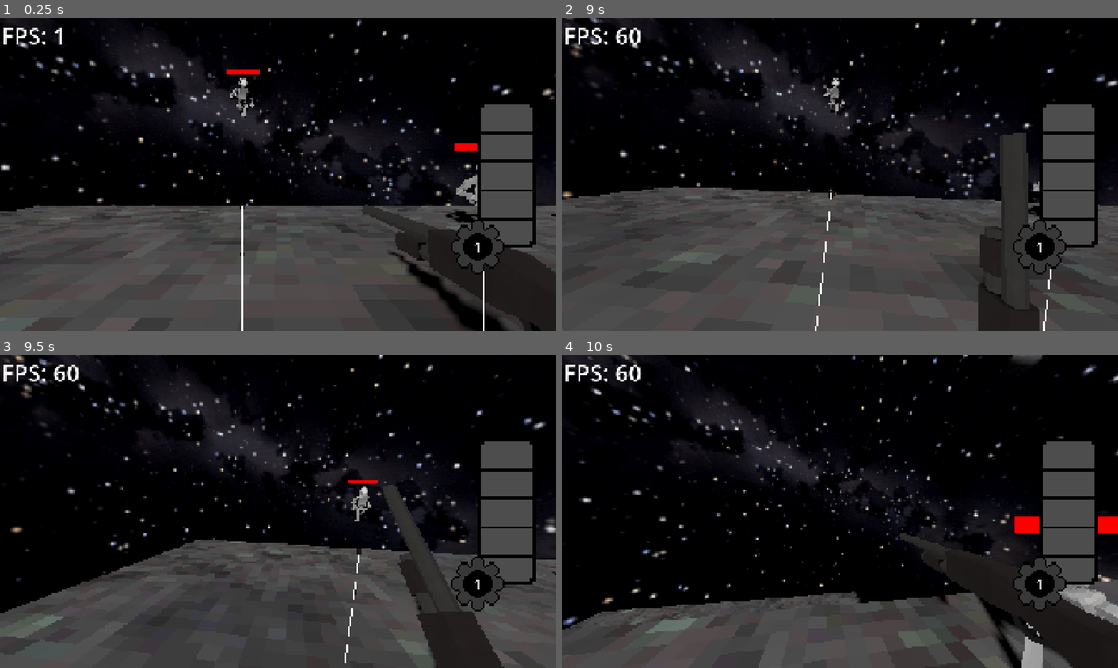
Above: before the commit, frames 1-4 (two rows, left to right).
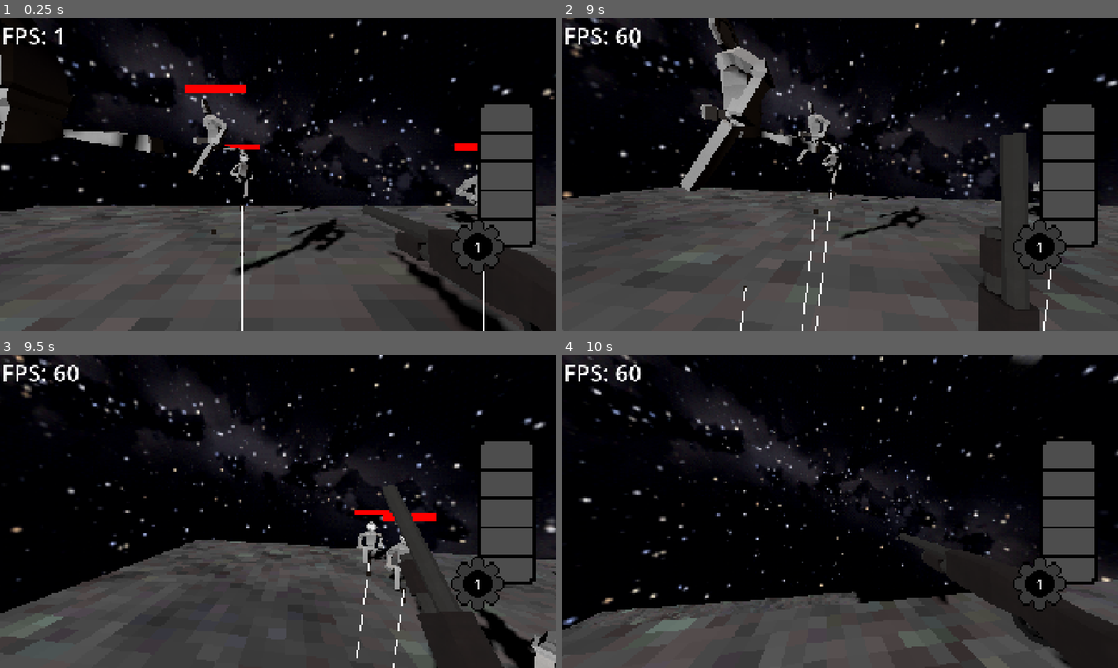
Above: after the commit, the same moments.

Repository: TheM0RSE/GameOff2026
Game: Godot game, scene res://Scenes/Main.tscn
The game is run twice, just before and just after one commit, with the same random seed, the same clock (stepped at 60 frames per second) and the same inputs.
Inputs (mouse positions are in pixels of both pictures, inside the frame that each line leads up to):
- Up to frame 1 (0.25 s): no input
- Up to frame 2 (9 s): move the mouse to (867, 174) at 0.52 s; hold W (up) 0.53-5.78 s; tap Shift (Dash) every 2.25 s from 0.6 to 7.35 s; tap Space (jump) at 0.77, 1.52, 3.02, 3.77, 4.52, 6.02, 6.77, 7.52 s; move the mouse to (812, 174) at 1.27 s; tap Ctrl (Slide) at 1.35, 5.85 s; tap Enter at 2 s; move the mouse to (851, 168) at 2.02 s; click (851, 168) at 2.1 s; move the mouse to (834, 180) at 2.77 s; move the mouse to (878, 177) at 3.52 s; hold Ctrl (Slide) 3.53-4.28 s; move the mouse to (795, 171) at 4.27 s; click (795, 171) at 4.35 s; move the mouse to (845, 174) at 5.02 s; move the mouse to (817, 168) at 5.77 s; hold D (right) 5.78-6.53 s; move the mouse to (867, 174) at 6.52 s; hold W (up) 6.53-8.78 s; click (867, 174) at 6.6 s; move the mouse to (812, 174) at 7.27 s; move the mouse to (851, 168) at 8.02 s; hold Ctrl (Slide) 8.03-8.78 s; tap R (reset) at 8.75 s; move the mouse to (834, 180) at 8.77 s; hold A (left) from 8.78 s (still down); click (834, 180) at 8.85 s
- Up to frame 3 (9.5 s): keep holding A (left); tap Space (jump) at 9.02 s
- Up to frame 4 (10 s): move the mouse to (878, 514) at 9.52 s; release A (left) at 9.53 s; hold W (up) from 9.53 s (still down); tap Shift (Dash) at 9.6 s; tap Space (jump) at 9.77 s

The runs differ from the first frame. In frame 1, 3.0% of the frame differs, in the area x 0-62%, y 0-83%; in frame 2, 3.8%, in the area x 21-66%, y 0-100%; in frame 3, 2.7%; in frame 4, 2.0%.

Commit message:
Made it so it takes more to gear up on higher gears; Made gear 5 automatically go to 100% and disable any value addition

Diff:
--- a/Scenes/Main.tscn
+++ b/Scenes/Main.tscn
@@ -173,7 +173,43 @@
 player = NodePath("../Player")
 
 [node name="Customer4" parent="SubViewportContainer/SubViewport/World" unique_id=874462086 node_paths=PackedStringArray("player") instance=ExtResource("7_50glp")]
-transform = Transform3D(1, 0, 0, 0, 1, 0, 0, 0, 1, 12.238817, 4.58837, -4.432789)
+transform = Transform3D(1, 0, 0, 0, 1, 0, 0, 0, 1, 12.238817, 1.2951488, -4.432789)
+player = NodePath("../Player")
+
+[node name="Customer5" parent="SubViewportContainer/SubViewport/World" unique_id=1530850045 node_paths=PackedStringArray("player") instance=ExtResource("7_50glp")]
+transform = Transform3D(1, 0, 0, 0, 1, 0, 0, 0, 1, 5.0985107, 1.8310652, -4.432789)
+player = NodePath("../Player")
+
+[node name="Customer6" parent="SubViewportContainer/SubViewport/World" unique_id=1921109935 node_paths=PackedStringArray("player") instance=ExtResource("7_50glp")]
+transform = Transform3D(1, 0, 0, 0, 1, 0, 0, 0, 1, -9.063168, 0.84902, -4.432789)
+player = NodePath("../Player")
+
+[node name="Customer7" parent="SubViewportContainer/SubViewport/World" unique_id=1835931927 node_paths=PackedStringArray("player") instance=ExtResource("7_50glp")]
+transform = Transform3D(1, 0, 0, 0, 1, 0, 0, 0, 1, 8.566284, 2.220398, -4.432788)
+player = NodePath("../Player")
+
+[node name="Customer8" parent="SubViewportContainer/SubViewport/World" unique_id=1805946324 node_paths=PackedStringArray("player") instance=ExtResource("7_50glp")]
+transform = Transform3D(1, 0, 0, 0, 1, 0, 0, 0, 1, 8.566284, 2.220398, 14.287137)
+player = NodePath("../Player")
+
+[node name="Customer9" parent="SubViewportContainer/SubViewport/World" unique_id=110938319 node_paths=PackedStringArray("player") instance=ExtResource("7_50glp")]
+transform = Transform3D(1, 0, 0, 0, 1, 0, 0, 0, 1, 2.3714561, 2.220398, 12.000733)
+player = NodePath("../Player")
+
+[node name="Customer10" parent="SubViewportContainer/SubViewport/World" unique_id=106452170 node_paths=PackedStringArray("player") instance=ExtResource("7_50glp")]
+transform = Transform3D(1, 0, 0, 0, 1, 0, 0, 0, 1, -8.51251, 6.6616096, 12.000733)
+player = NodePath("../Player")
+
+[node name="Customer11" parent="SubViewportContainer/SubViewport/World" unique_id=2124593261 node_paths=PackedStringArray("player") instance=ExtResource("7_50glp")]
+transform = Transform3D(1, 0, 0, 0, 1, 0, 0, 0, 1, -16.271372, 2.6284318, 12.000733)
+player = NodePath("../Player")
+
+[node name="Customer12" parent="SubViewportContainer/SubViewport/World" unique_id=1902407957 node_paths=PackedStringArray("player") instance=ExtResource("7_50glp")]
+transform = Transform3D(1, 0, 0, 0, 1, 0, 0, 0, 1, 3.2873363, 2.6284308, -20.891724)
+player = NodePath("../Player")
+
+[node name="Customer13" parent="SubViewportContainer/SubViewport/World" unique_id=984011035 node_paths=PackedStringArray("player") instance=ExtResource("7_50glp")]
+transform = Transform3D(1, 0, 0, 0, 1, 0, 0, 0, 1, 3.2873363, 2.6946015, -26.005444)
 player = NodePath("../Player")
 
 [node name="UI" type="Control" parent="." unique_id=549994049]
--- a/UI/gear_meter.gd
+++ b/UI/gear_meter.gd
@@ -1,25 +1,39 @@
 extends TextureProgressBar
+
+enum GearState { # Divide damage by incrementing number to make it harder to gear up
+	ONE = 1,
+	TWO = 2,
+	THREE = 4,
+	FOUR = 6,
+	FIVE = -1,
+}
 
 @export var animation_player: AnimationPlayer
 @export var gear_label: Label
 
 const max_gear: int = 5
-var current_gear: int = 1
+var current_gear: GearState = GearState.ONE
 var current_value: int = 0
 
 var animation_time = 0.1
 
 func add_value(value: int):
+	if current_gear == GearState.FIVE:
+		return
+	value /= current_gear
 	var new_value = current_value + value
 	if new_value >= 100:
+		gear_up(new_value)
 		update_bar(current_value, new_value, true)
-		gear_up(new_value)
 	else:
 		update_bar(current_value, new_value)
 
 func update_bar(old_value: int, new_value: int, geared_up: int = false):
 	current_value = new_value
-	if geared_up:
+	if current_gear == GearState.FIVE:
+		var tween := create_tween()
+		tween.tween_property(self, "value", 100, animation_time).from(old_value)
+	elif geared_up:
 		var tween := create_tween()
 		tween.tween_method(_update_wrapped_value, old_value, new_value, animation_time)
 	else:
@@ -29,10 +43,16 @@
 func gear_up(value: int):
 	var rest_value = value - 100
 	current_value = rest_value
-	current_gear += 1
+	# Increment Gear
+	var gears = GearState.values()
+	var next_index = (gears.find(current_gear) + 1)
+	current_gear = gears[next_index] as GearState
+
 	animation_player.stop()
 	animation_player.play("gear_spin")
-	gear_label.text = str(current_gear)
+	gear_label.text = str(next_index + 1)
+	if current_gear == GearState.FIVE:
+		self.value = 100
 
 func _update_wrapped_value(raw_val: float):
 	current_value = fmod(raw_val, 100)
